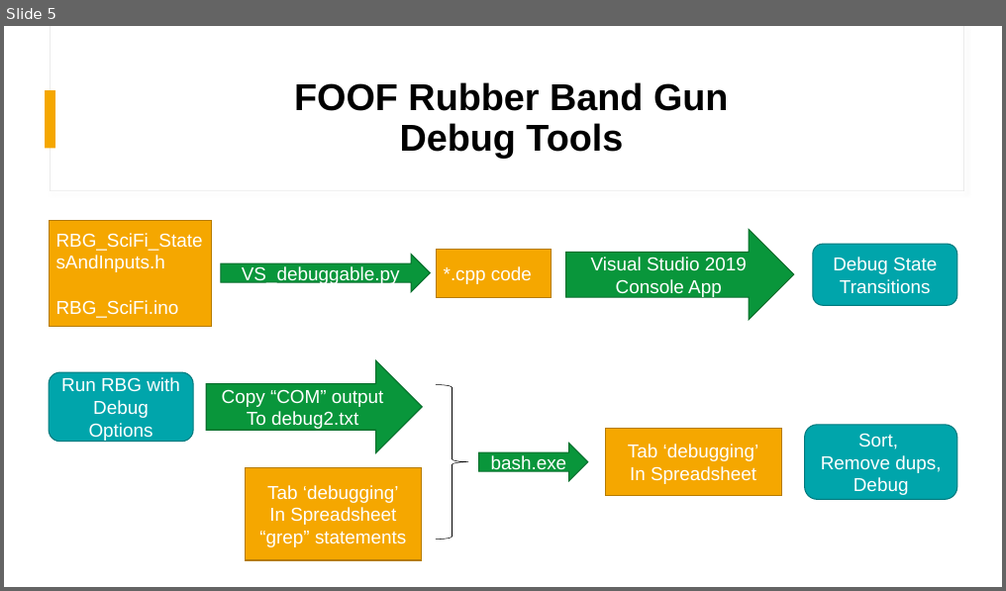
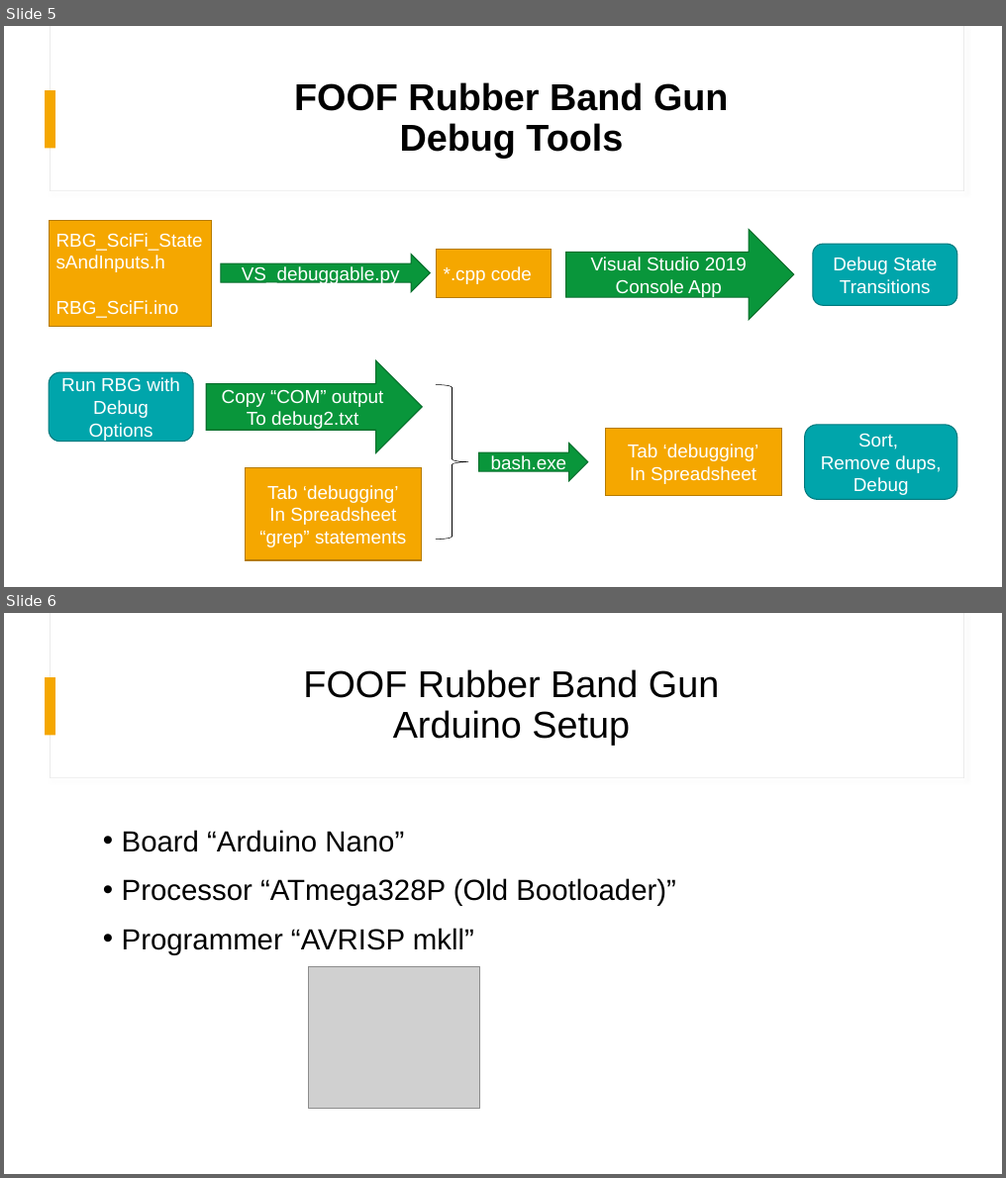
Before and after one commit to Mark-MDO47/RubberBandGun, a slide deck: BuildRubberBandGunSoftware.pptx. Shown one above the other, each under a label of ours: slide 5 before the commit, slides 5 and 6 after it. The pictures are 1006x591 and 1006x1178 pixels, drawn with LibreOffice and Linux fonts; fonts in the diff are those of the drawing; grey boxes stand for pictures. Boxes give left, top, right and bottom in pixels: in the first picture for what was removed or moved away, otherwise in the second. Text is boxed around its words. In the diff, an @@ line names an element or a change of style, - is before the commit and + after.

Commit message:
add info on Arduino config

```diff
--- a/BuildRubberBandGunSoftware.pptx
+++ b/BuildRubberBandGunSoftware.pptx
@@ slide 6 added at (4, 613, 1002, 1174), background #FFFFFF; not listed: 3 template elements that a slide beside it also shows @@
@@ title added at (303, 669, 719, 746), 36 pt, text #000000 @@
+FOOF Rubber Band Gun
+Arduino Setup
@@ text added at (122, 830, 676, 956), 28 pt, text #000000 @@
+• Board “Arduino Nano”
+• Processor “ATmega328P (Old Bootloader)”
+• Programmer “AVRISP mkll”
@@ picture added at (309, 967, 479, 1109) @@
```
Also in this commit, not shown: 1 other file.
